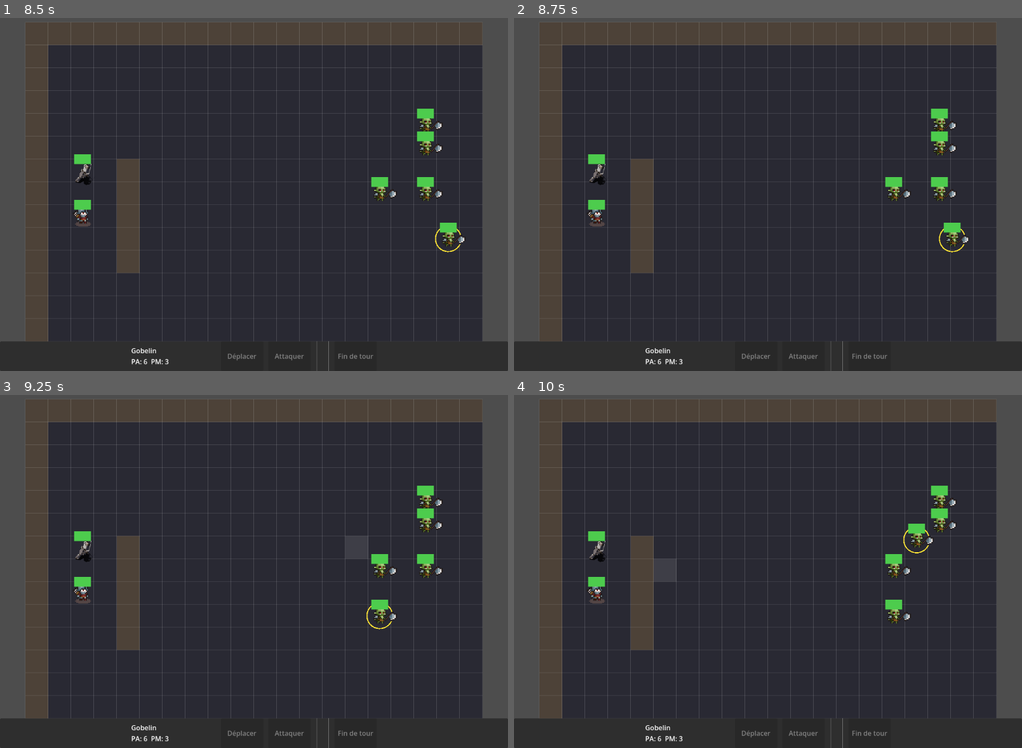
Above: before the commit, frames 1-4 (two rows, left to right).
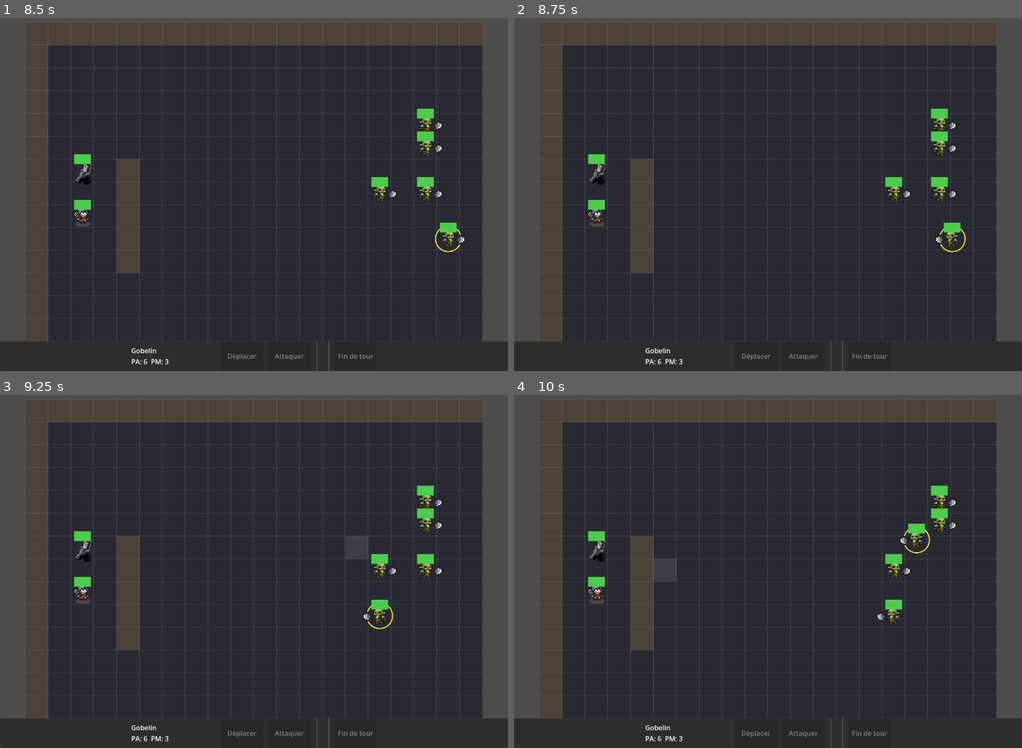
Above: after the commit, the same moments.

Repository: Essy7126/dungeon-draft-v-2
Game: Godot game, scene res://data/main.tscn
Two runs of this game, one before a commit and one after it. Both use one fixed random seed, a clock stepped at 60 frames per second and the inputs below.
Inputs (mouse positions are in pixels of both pictures, inside the frame that each line leads up to):
- Up to frame 1 (8.5 s): click "Déplacer" at 0.5 s; click "Attaquer" at 1.25 s; click "lacération (6 PA)" at 2 s; click "Poison (2 PA)" at 2.75 s; click "Fin de tour" at 3.5 s; click "Déplacer" at 4.25 s; click "Attaquer" at 5 s; click "frappe (2 PA)" at 5.75 s; click "Mur de glace (2 PA)" at 6.5 s; click "feu (2 PA)" at 7.25 s; click "Fin de tour" at 8 s
- Up to frame 2 (8.75 s): no input
- Up to frame 3 (9.25 s): move the mouse to (365, 539) at 8.77 s; click (365, 539) at 8.92 s
- Up to frame 4 (10 s): tap Enter at 9.5 s; move the mouse to (666, 578) at 9.52 s; click (666, 578) at 9.67 s

Frame 1 is identical in both runs. In frame 2, 0.1% of the frame differs, in the area x 83-90%, y 60-65%; in frame 3, 0.1%; in frame 4, 0.3%, in the area x 71-83%, y 39-65%.

Commit message:
flip
Les personnages se tournent en fonction de la direction

Diff:
--- a/battle/battle.gd
+++ b/battle/battle.gd
@@ -392,7 +392,9 @@
 	if not is_instance_valid(view):
 		return
 	for i in range(1, path.size()):
+		var from_pos = grid_view.grid_to_world(path[i - 1])
 		var target_pos = grid_view.grid_to_world(path[i])
+		view.face_direction(from_pos, target_pos)
 		var tween = create_tween()
 		tween.tween_property(view, "position", target_pos, 0.15)
 		await tween.finished
--- a/battle/unit_view.gd
+++ b/battle/unit_view.gd
@@ -69,6 +69,14 @@
 	_is_active = active
 	queue_redraw()
 
+func face_direction(from: Vector2, to: Vector2) -> void:
+	if _sprite == null:
+		return
+	if to.x < from.x:
+		_sprite.flip_h = true
+	elif to.x > from.x:
+		_sprite.flip_h = false
+
 func _on_hp_changed(_unit: Unit) -> void:
 	_update_hp_bar()
 
